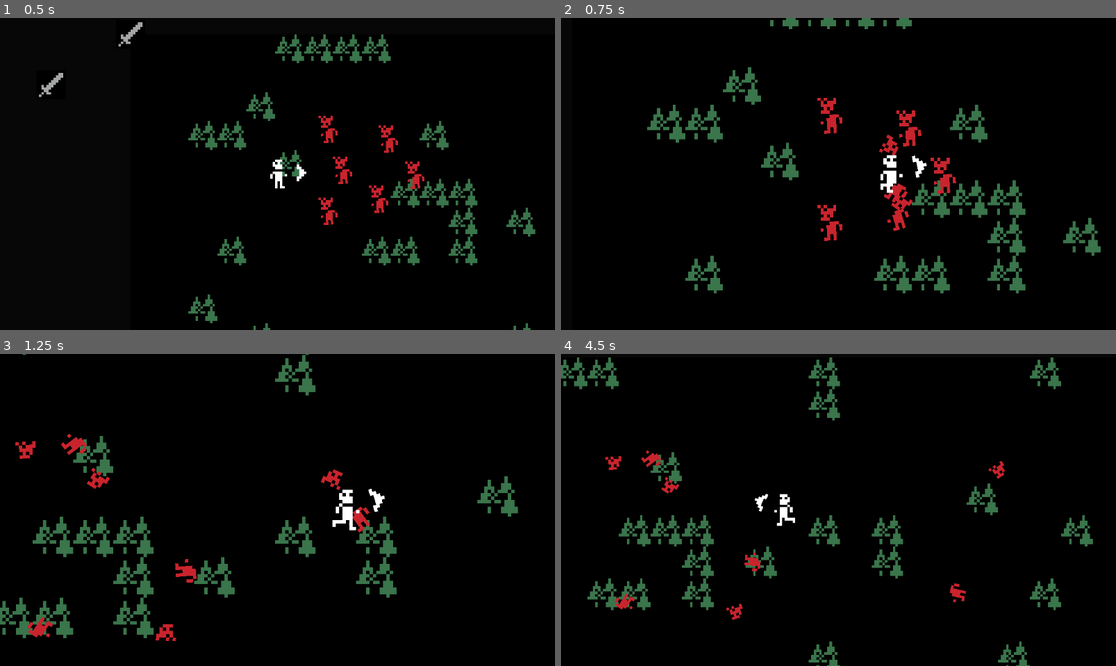
Above: before the commit, frames 1-4 (two rows, left to right).
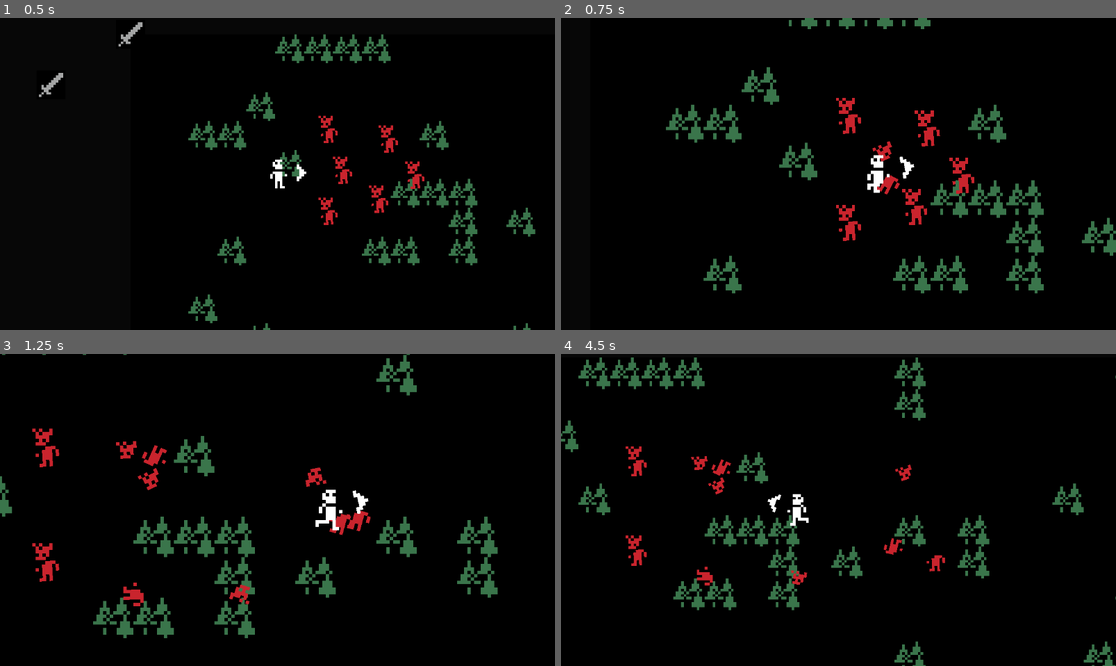
Above: after the commit, the same moments.

Repository: AchillesKastanas/Untitled-Dungeon-Crawler
Game: Godot game, scene res://scenes/Main.tscn
The game is run twice, just before and just after one commit, with the same random seed, the same clock (stepped at 60 frames per second) and the same inputs.
Inputs (mouse positions are in pixels of both pictures, inside the frame that each line leads up to):
- Up to frame 1 (0.5 s): no input
- Up to frame 2 (0.75 s): tap Enter at 0.5 s; move the mouse to (960, 158) at 0.52 s; hold D (move_right) from 0.53 s (still down); tap [ (camera_zoom_in) at 0.6 s
- Up to frame 3 (1.25 s): keep holding D (move_right)
- Up to frame 4 (4.5 s): move the mouse to (727, 525) at 1.27 s; release D (move_right) at 1.28 s; hold S (move_down) 1.28-2.03 s; tap ] (camera_zoom_out) at 1.35, 2.85, 4.35 s; move the mouse to (894, 441) at 2.02 s; hold D (move_right) 2.03-2.78 s; tap [ (camera_zoom_in) at 2.1, 3.6 s; move the mouse to (810, 572) at 2.77 s; hold W (move_up) 2.78-3.53 s; move the mouse to (1005, 556) at 3.52 s; hold A (move_left) from 3.53 s (still down); move the mouse to (672, 463) at 4.27 s

Frame 1 is identical in both runs. In frame 2, 10% of the frame differs, in the area x 15-100%, y 0-89%; in frame 3, 12%, in the area x 0-94%, y 0-93%; in frame 4, 12%.

Commit message:
basic fist animation setup

Diff:
--- a/scenes/Player.tscn
+++ b/scenes/Player.tscn
@@ -78,6 +78,7 @@
 
 [node name="Camera2D" type="Camera2D" parent="CharacterBody2D" node_paths=PackedStringArray("character_body")]
 zoom = Vector2(3, 3)
+process_callback = 0
 limit_smoothed = true
 position_smoothing_enabled = true
 position_smoothing_speed = 7.5
@@ -93,3 +94,5 @@
 texture_filter = 1
 position = Vector2(10, 0)
 texture = ExtResource("4_2gxas")
+
+[node name="Weapon" type="Node2D" parent="CharacterBody2D"]
--- /dev/null
+++ b/scenes/WeaponFists.tscn
@@ -0,0 +1,55 @@
+[gd_scene load_steps=8 format=3 uid="uid://5ouai6nkyfa5"]
+
+[ext_resource type="Texture2D" uid="uid://bbfu727gmmxu8" path="res://assets/sprites/weapon_fists.png" id="1_xmvc7"]
+
+[sub_resource type="AtlasTexture" id="AtlasTexture_2vwcf"]
+atlas = ExtResource("1_xmvc7")
+region = Rect2(0, 0, 12, 12)
+
+[sub_resource type="AtlasTexture" id="AtlasTexture_b0411"]
+atlas = ExtResource("1_xmvc7")
+region = Rect2(12, 0, 12, 12)
+
+[sub_resource type="AtlasTexture" id="AtlasTexture_5psk7"]
+atlas = ExtResource("1_xmvc7")
+region = Rect2(24, 0, 12, 12)
+
+[sub_resource type="AtlasTexture" id="AtlasTexture_eurli"]
+atlas = ExtResource("1_xmvc7")
+region = Rect2(36, 0, 12, 12)
+
+[sub_resource type="SpriteFrames" id="SpriteFrames_xy7pr"]
+animations = [{
+"frames": [{
+"duration": 1.0,
+"texture": SubResource("AtlasTexture_2vwcf")
+}, {
+"duration": 1.0,
+"texture": SubResource("AtlasTexture_b0411")
+}, {
+"duration": 1.0,
+"texture": SubResource("AtlasTexture_5psk7")
+}, {
+"duration": 1.0,
+"texture": SubResource("AtlasTexture_eurli")
+}],
+"loop": true,
+"name": &"attack",
+"speed": 5.0
+}]
+
+[sub_resource type="RectangleShape2D" id="RectangleShape2D_uyt4k"]
+size = Vector2(4, 4)
+
+[node name="WeaponFists" type="Node2D"]
+
+[node name="AnimatedSprite2D" type="AnimatedSprite2D" parent="."]
+texture_filter = 1
+sprite_frames = SubResource("SpriteFrames_xy7pr")
+animation = &"attack"
+frame = 3
+frame_progress = 0.155646
+
+[node name="CollisionShape2D" type="CollisionShape2D" parent="."]
+position = Vector2(2, -1)
+shape = SubResource("RectangleShape2D_uyt4k")
--- a/scripts/PlayerController.gd
+++ b/scripts/PlayerController.gd
@@ -1,6 +1,6 @@
 extends CharacterBody2D
 
-@export var speed = 200
+@export var speed = 150
 
 func _ready():
 	$AnimatedSprite2D.play("player_idle_animation")
Binary file added: assets/sprites/weapon_fists.png
Not shown, added: assets/sprites/weapon_fists.png.import
